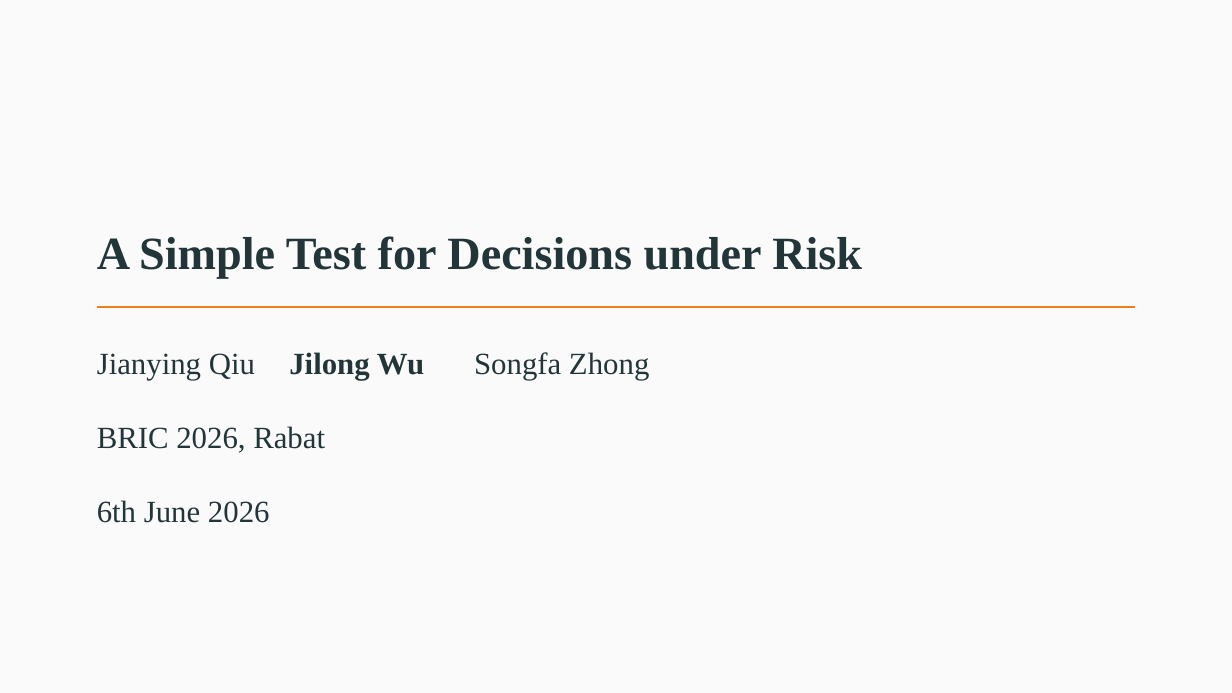
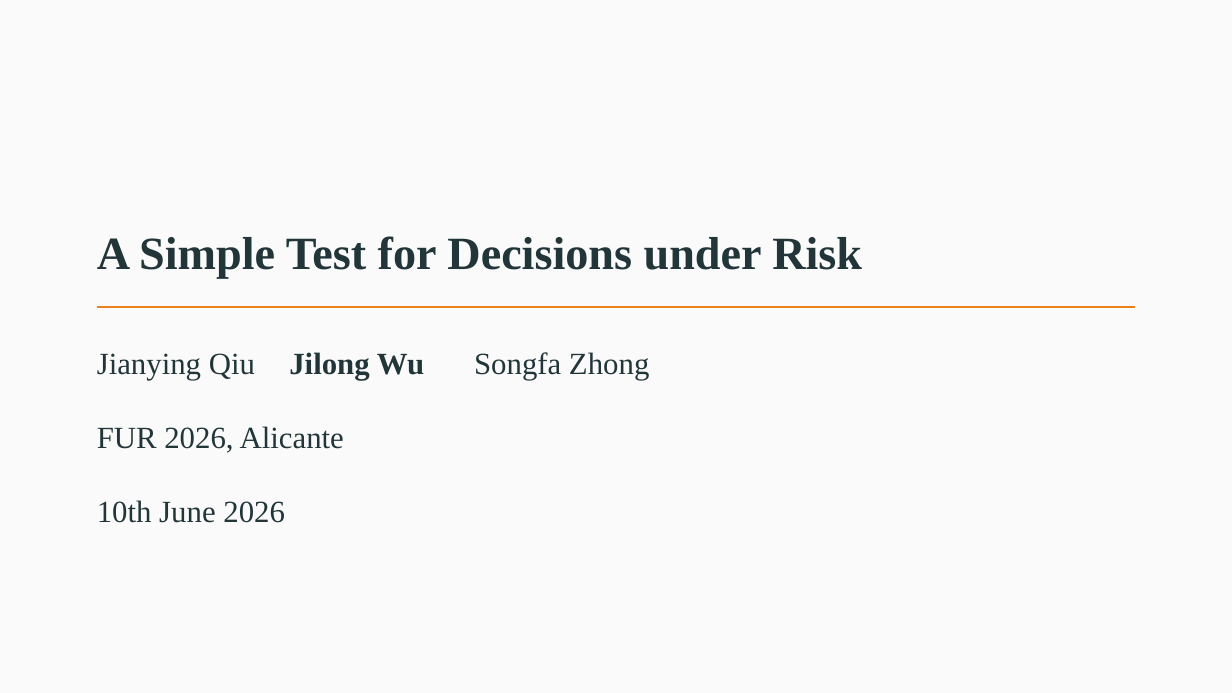
Before and after one commit to Jilong-Wu-Econ/Jilong-Wu-Econ.github.io, a slide deck: slide 1 of bric.pptx. Drawn at 1232x693 pixels with LibreOffice and Linux fonts; fonts in the diff are those of the drawing. Boxes give left, top, right and bottom in pixels: in the first picture for what was removed or moved away, otherwise in the second. Text is boxed around its words. In the diff, an @@ line names an element or a change of style, - is before the commit and + after.

```diff
--- a/bric.pptx
+++ b/bric.pptx
@@ text at [97,426,344,523]: text changed @@
-BRIC 2026, Rabat
-6th June 2026
+FUR 2026, Alicante
+10th June 2026
```
Also in this commit, not shown: 15 other slides changed, 2 slides added.
